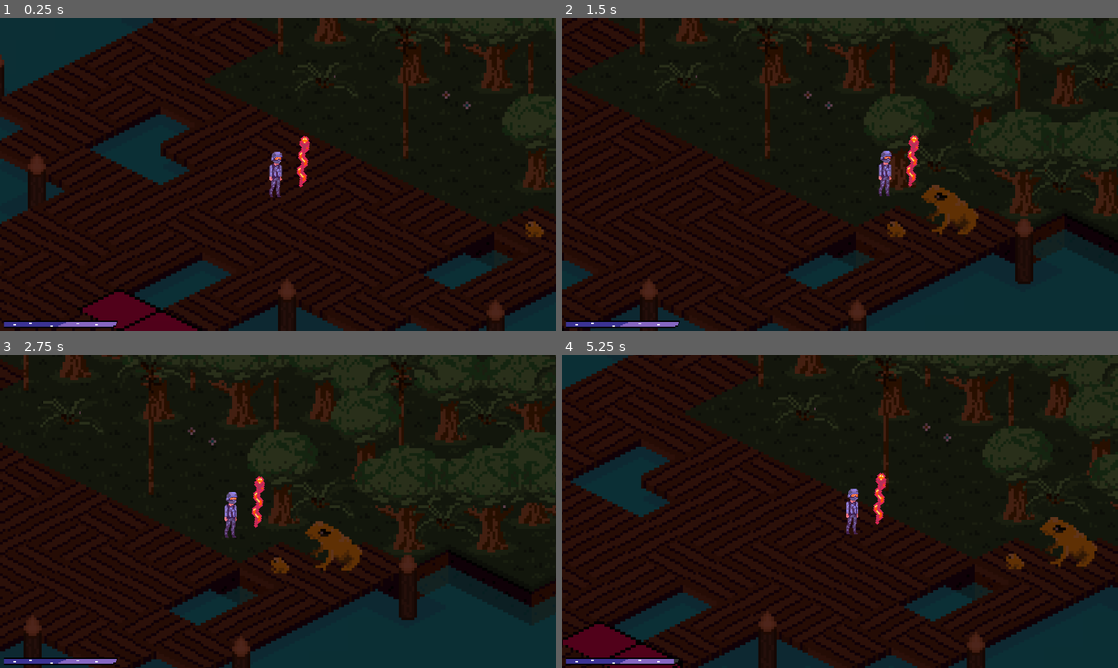
Above: before the commit, frames 1-4 (two rows, left to right).
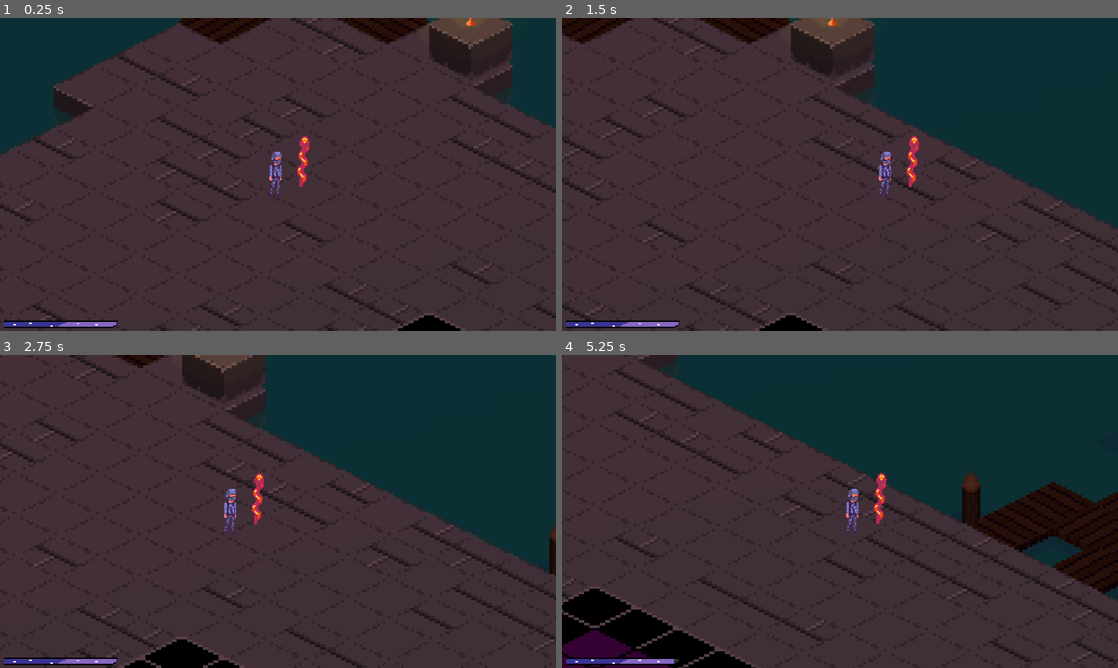
Above: after the commit, the same moments.

Repository: DarkMalygos/Game-Jam-Test
Game: Godot game, scene res://scenes/main.tscn
Same seed, same stepped clock (60 frames per second), same inputs: the game is played once before the commit and once after it.
Inputs (mouse positions are in pixels of both pictures, inside the frame that each line leads up to):
- Up to frame 1 (0.25 s): no input
- Up to frame 2 (1.5 s): tap Enter (ui_accept) at 0.5, 0.77 s; move the mouse to (962, 158) at 0.52 s; hold D (movement_right) from 0.53 s (still down); click (962, 158) at 0.6 s; move the mouse to (728, 190) at 1.27 s; right-click (728, 190) at 1.35 s
- Up to frame 3 (2.75 s): tap Enter (ui_accept) at 1.52 s; move the mouse to (333, 442) at 2.02 s; release D (movement_right) at 2.03 s; hold A (movement_left) from 2.03 s (still down); click (333, 442) at 2.1 s
- Up to frame 4 (5.25 s): move the mouse to (812, 574) at 2.77 s; release A (movement_left) at 2.78 s; hold D (movement_right) 2.78-4.28 s; right-click (812, 574) at 2.85 s; tap Enter (ui_accept) at 3.02, 3.77, 4.52 s; move the mouse to (1006, 558) at 3.52 s; click (1006, 558) at 3.6 s; move the mouse to (673, 464) at 4.27 s; hold A (movement_left) 4.28-5.03 s; right-click (673, 464) at 4.35 s; move the mouse to (867, 511) at 5.02 s; hold D (movement_right) from 5.03 s (still down); click (867, 511) at 5.1 s

The runs differ from the first frame. In frame 1, 91% of the frame differs, in the area x 0-100%, y 0-100%; in frame 2, 96%; in frame 3, 96%; in frame 4, 93%.

Commit message:
JungleLabyrinth

Diff:
--- a/diablo_clone/scenes/tile_map/tile_map.tscn
+++ b/diablo_clone/scenes/tile_map/tile_map.tscn
@@ -30,7 +30,7 @@
 
 [node name="Level1Layer" type="TileMapLayer" parent="."]
 self_modulate = Color(0.498039, 0.498039, 0.498039, 1)
-tile_map_data = PackedByteArray("AAAZAAYAAAAEAAAAAAAZAAUAAAA …(5871 unchanged characters)… ACAAAAAADw/xMABwAAAAAAAADo/+//AgAAAAAAAADo/+7/CgAAAAAAAAA=")
+tile_map_data = PackedByteArray("AAAZAAYAAAAEAAAAAAAZAAUAAAA …(5871 unchanged characters)… ACAAAAAADw/xMABwAAAAAAAADo/+//AgAAAAAAAAA=")
 tile_set = ExtResource("1_lep4a")
 
 [node name="Level2Layer" type="TileMapLayer" parent="."]
@@ -57,7 +57,7 @@
 [node name="TorchesOnLands" parent="." instance=ExtResource("11_d37wg")]
 
 [node name="MainCharacter" parent="." instance=ExtResource("4_rqk01")]
-position = Vector2(-195, -340)
+position = Vector2(-618, 91)
 
 [node name="CanvasLayer" type="CanvasLayer" parent="."]
 
